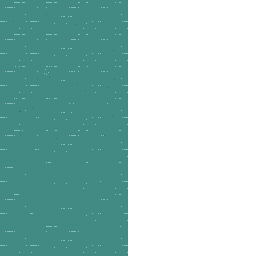
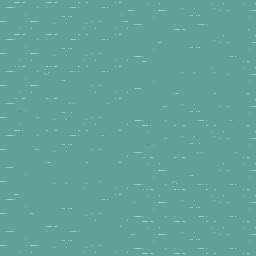
Layer changes from the first 256×256 image to the second:
"Pasted Layer": opacity 100% → 79%, painted on it over (0, 0, 256, 256)
